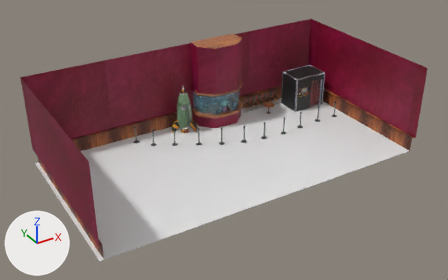
A saved change to the Blender file Assets/Models/blend/FotoBooth.blend.
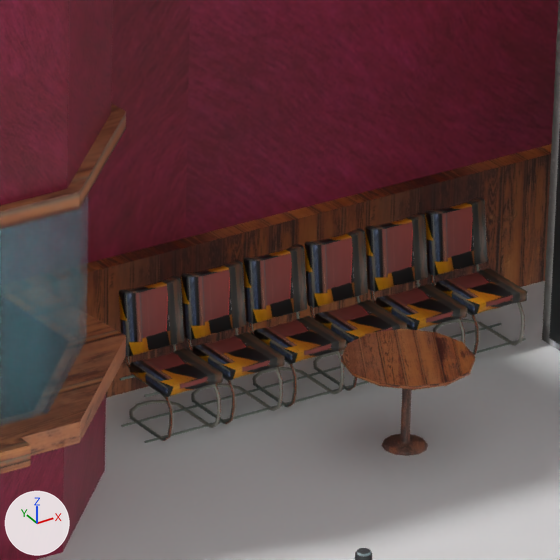
There are two pictures of each version: one whole from a camera (50 mm lens) standing at (-21.99, -34.86, 21.71) and looking at (-2.99, -3.47, 1.69), one close up on the part from 52% to 63% of the width and 26% to 44% of the height. Lighting does not change. The marker at lower left points along +X, +Y and +Z.

Before the edit, the objects in view are built like this:
```python
me_cube = bpy.data.meshes.new('Cube')
me_cube.from_pydata(...)  # 154 vertices, 146 faces; spans x -1.38..1.38, y -0.97..0.97, z -0.01..2.75
me_cube.materials.append(mat_material)  # picture img_fotobooth_png
me_plane_001 = bpy.data.meshes.new('Plane.001')
me_plane_001.from_pydata(...)  # 825 vertices, 768 faces; spans x -14.1..9.2, y -6.1..6.1, z 0.0..6.3
me_plane_001.materials.append(mat_material_012)  # picture img_receptionwall_png
me_plane_002 = bpy.data.meshes.new('Plane.002')
me_plane_002.from_pydata(...)  # 138 vertices, 132 faces; spans x -2.03..2.03, y -1.25..1.19, z -1.75..4.61
me_plane_002.materials.append(mat_material_007)  # picture img_reception_png
ob_fotobox = bpy.data.objects.new('FotoBox', me_cube)
ob_fotobox.location = (7.231, 1.174, 0.012)
ob_room = bpy.data.objects.new('room', me_plane_001)
ob_room.location = (0.0, -3.002, -0.002)
ob_start = bpy.data.objects.new('Start', me_plane_002)
ob_start.location = (0.0, 2.072, 1.742)
# also in view: 'glass' at (0.0, 2.12, 1.84); 'CoffeTable' at (3.96, 1.21, 0.35); 'Bench' at (4.06, 2.42, 0.49); 'room.001' at (-2.57, -3.0, 0.0)
```
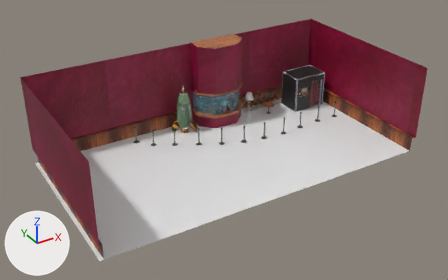
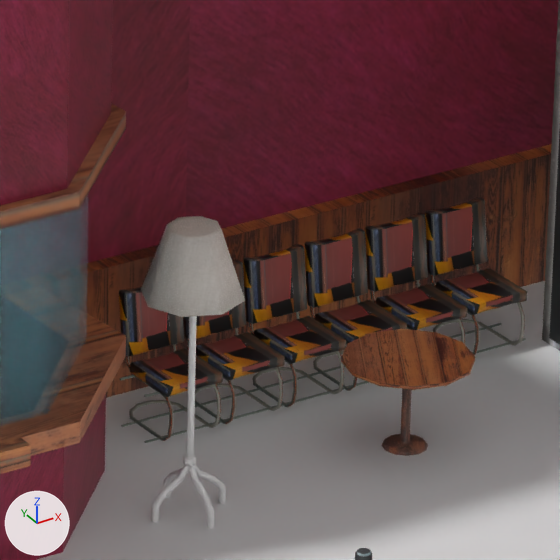
Pixel boxes (x1, y1, x2, y2) of what changed, in the close-ups (560 x 560 px):
'Cylinder', added
    after: (141, 216, 245, 317)
'BezierCurve', added
    after: (151, 316, 226, 529)

Edits to the bpy script that builds the scene:
```text
Add img_cloth_png:
    img_cloth_png = load_image('cloth.png', '../../Textures/cloth.png', 1024, 1024, 'sRGB')
Add mat_material_011:
    mat_material_011 = principled_material('Material.011')
    mat_material_011.base_color = (0.8, 0.8, 0.8)  # white #e7e7e7
Add mat_cloth:
    mat_cloth = principled_material('cloth')
    mat_cloth.texture = img_cloth_png
Add me_beziercurve:
    me_beziercurve.from_pydata(...)  # 204 vertices, 180 faces; spans x -0.31..0.31, y -0.31..0.31, z -0.4..1.81
    me_beziercurve.materials.append(mat_material_011)  # white #e7e7e7
Add me_cylinder_015:
    me_cylinder_015.from_pydata(...)  # 40 vertices, 34 faces; spans x -0.297..0.305, y -0.3..0.301, z -0.421..0.0
    me_cylinder_015.polygons.foreach_set('use_smooth', [True] * 34)
    me_cylinder_015.materials.append(mat_cloth)  # picture img_cloth_png
Add ob_beziercurve:
    ob_beziercurve = bpy.data.objects.new('BezierCurve', me_beziercurve)
    ob_beziercurve.location = (2.038, 1.128, 0.391)
Add ob_cylinder:
    ob_cylinder = bpy.data.objects.new('Cylinder', me_cylinder_015)
    ob_cylinder.location = (2.032, 1.127, 2.208)
    ob_cylinder.scale = (1.24, 1.24, 1.24)
```
